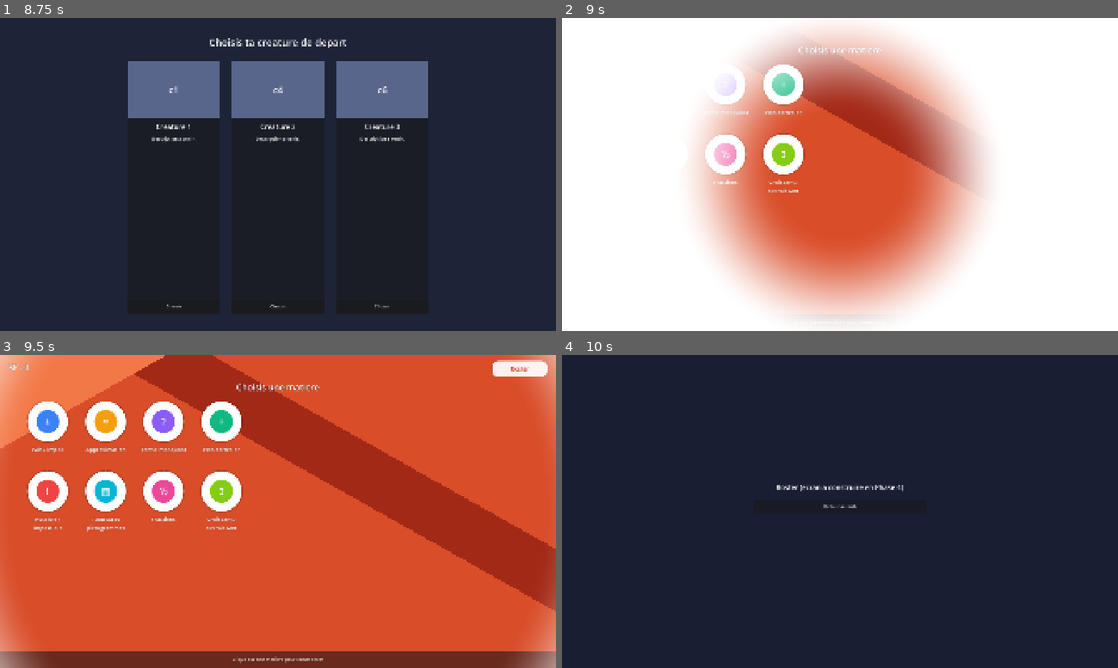
Above: before the commit, frames 1-4 (two rows, left to right).
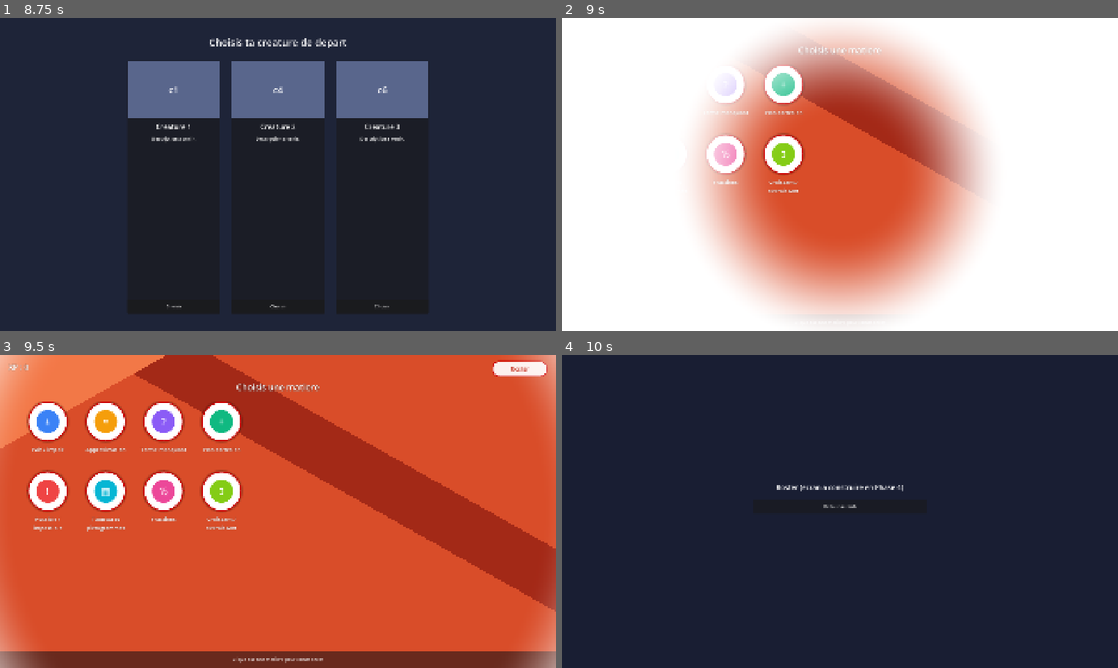
Above: after the commit, the same moments.

Repository: mikepoulin125-byte/jeu-educatif-godot
Game: Godot game, scene res://scenes/Main.tscn
The game is run twice, just before and just after one commit, with the same random seed, the same clock (stepped at 60 frames per second) and the same inputs.
Inputs (mouse positions are in pixels of both pictures, inside the frame that each line leads up to):
- Up to frame 1 (8.75 s): click "Nouvelle partie" at 0.5 s; tap Enter at 1.25, 1.35, 2.1, 2.75, 2.85, 3.6, 4.25, 4.35, 5.1, 5.85, 6.6, 7.35, 8.1 s; move the mouse to (400, 158) at 1.27 s; click (400, 158) at 1.42 s; tap Space at 1.52, 2, 2.27, 3.5, 3.77, 4.52, 5, 5.27, 6.77, 7.52, 8.27 s; move the mouse to (166, 190) at 2.02 s; click (166, 190) at 2.17 s; move the mouse to (333, 105) at 2.77 s; click (333, 105) at 2.92 s; move the mouse to (250, 237) at 3.52 s; click (250, 237) at 3.67 s; move the mouse to (444, 221) at 4.27 s; click (444, 221) at 4.42 s; move the mouse to (111, 127) at 5.02 s; click (111, 127) at 5.17 s; move the mouse to (305, 174) at 5.77 s; click (305, 174) at 5.92 s; move the mouse to (194, 96) at 6.52 s; click (194, 96) at 6.67 s; move the mouse to (400, 158) at 7.27 s; click (400, 158) at 7.42 s; move the mouse to (166, 190) at 8.02 s; click (166, 190) at 8.17 s
- Up to frame 2 (9 s): click "Choisir" at 8.75 s
- Up to frame 3 (9.5 s): no input
- Up to frame 4 (10 s): click "Roster" at 9.5 s

Frame 1 is identical in both runs. In frame 2, 0.4% of the frame differs, in the area x 25-44%, y 14-50%; in frame 3, 1.2%, in the area x 4-99%, y 1-50%; in frame 4, nothing differs.
Error in both runs: Cannot call method 'set_input_as_handled' on a null value. (res://scripts/dialogue_intro.gd:46)

Commit message:
Aligne le style des boutons du hub sur celui du menu (bordure #CC0000 + BoutonAnime)
Les 8 badges de matiere (CarteMatiere) et le bouton Roster du hub
n'avaient pas encore le traitement visuel valide sur le menu
principal. Ajoute la bordure #CC0000 sur les 3 etats du bouton
circulaire des badges et sur le bouton Roster, et attache le script
BoutonAnime (agrandissement au survol, enfoncement au clic, son via
AudioManager) aux deux. carte_matiere.gd (configuration/icone) et
BoutonAnime (animation/son) coexistent sur le meme bouton sans
conflit, chacun connecte son propre listener a "pressed".

Verifie via godot --headless --import (0 erreur), boot headless reel
(0 erreur), toute la suite de smoke tests existante (aucune
regression) plus un nouveau smoke_test_hub_style.gd dedie, et une
verification visuelle reelle (bordure rouge confirmee sur les 8
badges + Roster, agrandissement/changement de teinte confirme au
survol d'un badge).

Co-Authored-By: Claude Sonnet 5 <noreply@anthropic.com>

Diff:
--- a/scenes/Hub.tscn
+++ b/scenes/Hub.tscn
@@ -1,8 +1,9 @@
-[gd_scene load_steps=7 format=3 uid="uid://bqf0e0000hub00001"]
+[gd_scene load_steps=8 format=3 uid="uid://bqf0e0000hub00001"]
 
 [ext_resource type="Script" path="res://scripts/hub.gd" id="1"]
 [ext_resource type="Shader" path="res://shaders/fond_bandes_diagonales.gdshader" id="2"]
 [ext_resource type="PackedScene" path="res://scenes/components/TransitionRadiale.tscn" id="3"]
+[ext_resource type="Script" path="res://scripts/components/bouton_anime.gd" id="4"]
 
 [sub_resource type="ShaderMaterial" id="ShaderMaterial_fond"]
 shader = ExtResource("2")
@@ -12,6 +13,11 @@
 
 [sub_resource type="StyleBoxFlat" id="StyleBoxFlat_pill_blanc"]
 bg_color = Color(1, 1, 1, 0.92)
+border_width_left = 4
+border_width_top = 4
+border_width_right = 4
+border_width_bottom = 4
+border_color = Color(0.8, 0, 0, 1)
 corner_radius_top_left = 22
 corner_radius_top_right = 22
 corner_radius_bottom_right = 22
@@ -68,6 +74,7 @@
 theme_override_styles/pressed = SubResource("StyleBoxFlat_pill_blanc")
 theme_override_styles/focus = SubResource("StyleBoxFlat_pill_blanc")
 text = "Roster"
+script = ExtResource("4")
 
 [node name="LabelTitre" type="Label" parent="."]
 layout_mode = 1
--- a/scenes/components/CarteMatiere.tscn
+++ b/scenes/components/CarteMatiere.tscn
@@ -1,9 +1,15 @@
-[gd_scene load_steps=6 format=3 uid="uid://bqf0e0000cartmat1"]
+[gd_scene load_steps=7 format=3 uid="uid://bqf0e0000cartmat1"]
 
 [ext_resource type="Script" path="res://scripts/components/carte_matiere.gd" id="1"]
+[ext_resource type="Script" path="res://scripts/components/bouton_anime.gd" id="2"]
 
 [sub_resource type="StyleBoxFlat" id="StyleBoxFlat_normal"]
 bg_color = Color(1, 1, 1, 1)
+border_width_left = 5
+border_width_top = 5
+border_width_right = 5
+border_width_bottom = 5
+border_color = Color(0.8, 0, 0, 1)
 corner_radius_top_left = 70
 corner_radius_top_right = 70
 corner_radius_bottom_right = 70
@@ -13,6 +19,11 @@
 
 [sub_resource type="StyleBoxFlat" id="StyleBoxFlat_hover"]
 bg_color = Color(0.93, 0.93, 0.95, 1)
+border_width_left = 5
+border_width_top = 5
+border_width_right = 5
+border_width_bottom = 5
+border_color = Color(0.8, 0, 0, 1)
 corner_radius_top_left = 70
 corner_radius_top_right = 70
 corner_radius_bottom_right = 70
@@ -22,6 +33,11 @@
 
 [sub_resource type="StyleBoxFlat" id="StyleBoxFlat_pressed"]
 bg_color = Color(0.85, 0.85, 0.88, 1)
+border_width_left = 5
+border_width_top = 5
+border_width_right = 5
+border_width_bottom = 5
+border_color = Color(0.8, 0, 0, 1)
 corner_radius_top_left = 70
 corner_radius_top_right = 70
 corner_radius_bottom_right = 70
@@ -51,6 +67,7 @@
 theme_override_styles/pressed = SubResource("StyleBoxFlat_pressed")
 theme_override_styles/focus = SubResource("StyleBoxFlat_normal")
 text = ""
+script = ExtResource("2")
 
 [node name="TextureIcone" type="TextureRect" parent="BoutonCercle"]
 unique_name_in_owner = true
--- /dev/null
+++ b/scripts/tests/smoke_test_hub_style.gd
@@ -0,0 +1,60 @@
+extends SceneTree
+## Test de fumee headless : le hub (8 badges de matiere + bouton Roster)
+## reprend bien le meme langage visuel que le menu principal (bordure
+## #CC0000, script BoutonAnime), en plus des verifications structurelles
+## deja faites par smoke_test_phase3.gd. Pas execute en jeu normal.
+## Lance avec : godot --headless --script res://scripts/tests/smoke_test_hub_style.gd
+##
+## N'utilise jamais assert() (bloque indefiniment sans debugger attache).
+
+func _verifier(condition: bool, message: String) -> bool:
+	if not condition:
+		print("ECHEC: " + message)
+		quit(1)
+	return condition
+
+func _initialize() -> void:
+	print("=== Smoke test style du hub (bordure/anim) ===")
+
+	var couleur_attendue := Color(0.8, 0, 0, 1)  # #CC0000
+
+	# 1. CarteMatiere : bordure #CC0000 sur les 3 etats du bouton circulaire.
+	var CarteMatiereScene := preload("res://scenes/components/CarteMatiere.tscn")
+	var carte = CarteMatiereScene.instantiate()
+	root.add_child(carte)
+	var bouton_cercle: Button = carte.get_node("%BoutonCercle")
+	for etat in ["normal", "hover", "pressed"]:
+		var style: StyleBoxFlat = bouton_cercle.get_theme_stylebox(etat)
+		if not _verifier(style.border_color.is_equal_approx(couleur_attendue), "CarteMatiere/%s : bordure attendue #CC0000, obtenu %s" % [etat, style.border_color]):
+			return
+	root.remove_child(carte)
+	carte.free()
+	print("OK: CarteMatiere a la bordure #CC0000 sur ses 3 etats")
+
+	# 2. Hub : bouton Roster avec bordure #CC0000, XP et bouton Roster presents.
+	var HubScene := preload("res://scenes/Hub.tscn")
+	var hub = HubScene.instantiate()
+	root.add_child(hub)
+
+	var label_xp = hub.get_node_or_null("%LabelXp")
+	var bouton_roster: Button = hub.get_node_or_null("%BoutonRoster")
+	if not _verifier(label_xp != null, "LabelXp introuvable dans Hub.tscn"):
+		return
+	if not _verifier(bouton_roster != null, "BoutonRoster introuvable dans Hub.tscn"):
+		return
+
+	var style_roster: StyleBoxFlat = bouton_roster.get_theme_stylebox("normal")
+	if not _verifier(style_roster.border_color.is_equal_approx(couleur_attendue), "BoutonRoster : bordure attendue #CC0000, obtenu %s" % style_roster.border_color):
+		return
+	print("OK: LabelXp et BoutonRoster presents, BoutonRoster a la bordure #CC0000")
+
+	var grille = hub.get_node_or_null("%GrilleMatieres")
+	if not _verifier(grille != null, "GrilleMatieres introuvable dans Hub.tscn"):
+		return
+	print("OK: GrilleMatieres presente (accueil des 8 badges de matiere)")
+
+	root.remove_child(hub)
+	hub.free()
+
+	print("=== Smoke test style du hub : SUCCES ===")
+	quit(0)
Not shown, added: scripts/tests/smoke_test_hub_style.gd.uid
Not shown, changed: docs/phases/phase_03_hub_principal.md
